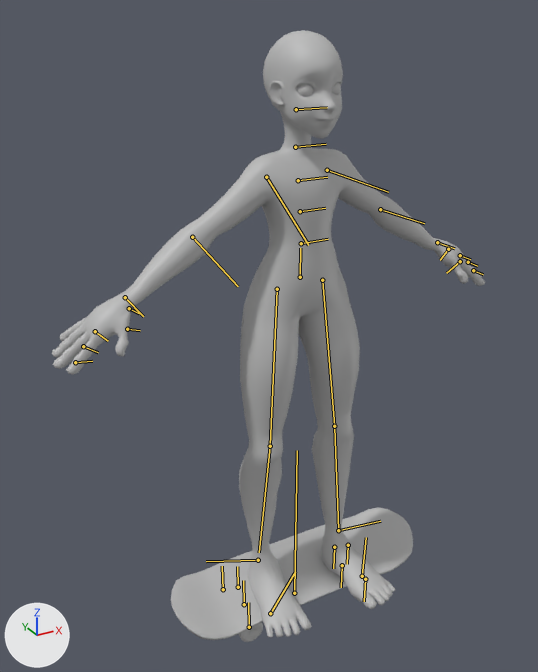
An edit to the FBX model Assets/Models/Character/BoardTilt.fbx, drawn before and after from the same camera.
The view is the same before and after, from a 50 mm camera at (-1.06, -1.74, 1.761) aimed at (-0.093, 0.019, 0.881). The axes (+X, +Y, +Z) are drawn at lower left. The lights are the same throughout. The bones that bend it are drawn over the model as lines.

Objects in the first picture: 'Skater', 'board_geo'.
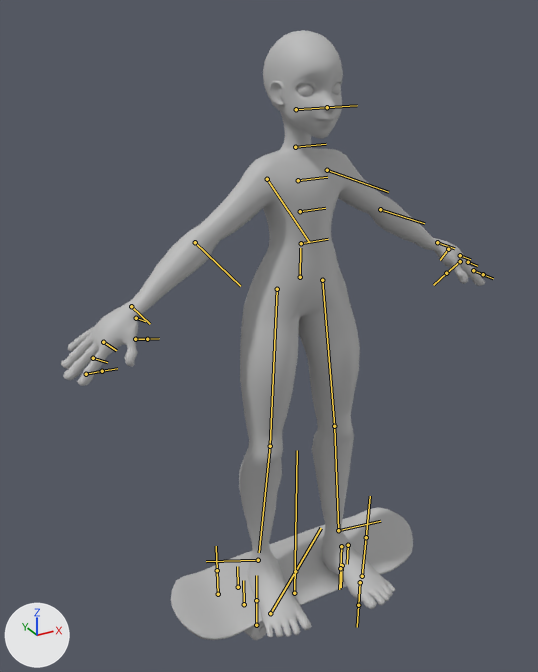
The newer file adds an action. The first version stands in its rest pose; the second is drawn at frame 251 of the action 'SkaterRig_grp|SkaterRig_grp|Take 001|BaseLayer'.

The change in detail:
Bone 'JNT_shoulder_R' (bone_jnt_shoulder_r) moves from (0.0, 0.0, 0.0) to (0.4, 0.4, 0.4).
Bone 'JNT_shoulder_R' (bone_jnt_shoulder_r) turns from (0, 0, 0) to (-3, 0, 3) degrees about its own x, y and z.
Bone 'JNT_TailTruckSwivel' (bone_jnt_tailtruckswivel) turns from (0, 0, 0) to (0, 15, 0) degrees about its own x, y and z.
Bone 'JNT_NoseTruckSwivel' (bone_jnt_nosetruckswivel) turns from (0, 0, 0) to (0, 15, 0) degrees about its own x, y and z.

What differs and where, as boxes (x1, y1, x2, y2) in the pictures (538 x 672 px):
'Skater', posed: before (52, 30, 485, 637); after (61, 30, 485, 637)
'board_geo', posed: before (171, 507, 413, 642); after (171, 507, 413, 640)
bone 'JNT_shoulder_R', root to tip: before (266, 177) to (308, 245); after (267, 179) to (309, 242)
